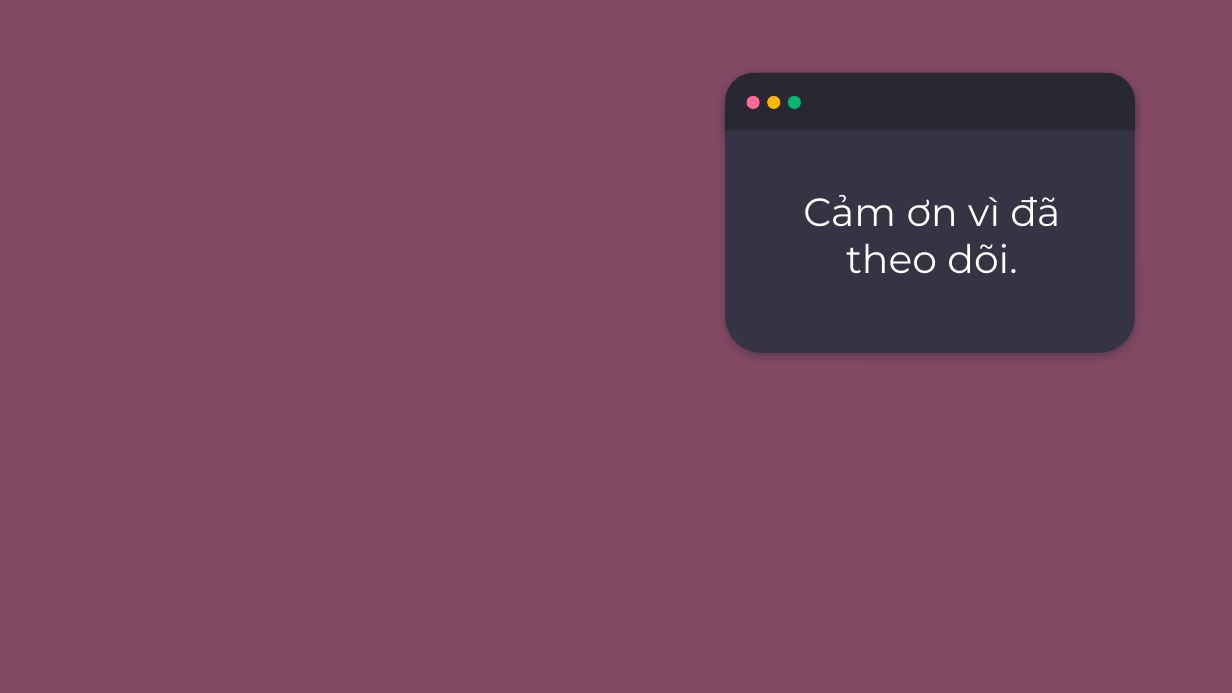
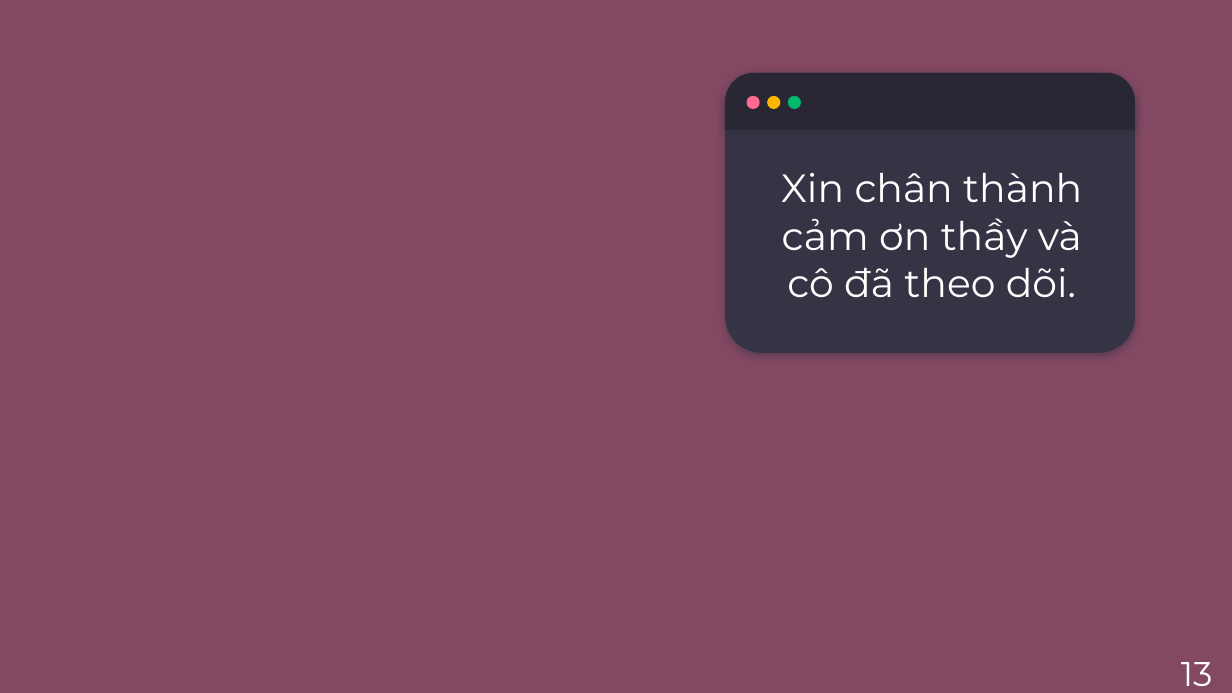
Before and after one commit to namcao502/MUSIC, a slide deck: slide 13 of Document/presentation.pptx (slide 12 before the commit). Drawn at 1232x693 pixels with LibreOffice and Linux fonts; fonts in the diff are those of the drawing; background and template pictures are left out. Boxes give left, top, right and bottom in pixels: in the first picture for what was removed or moved away, otherwise in the second. Text is boxed around its words. In the diff, an @@ line names an element or a change of style, - is before the commit and + after.

```diff
--- a/Document/presentation.pptx
+++ b/Document/presentation.pptx
@@ text at (781,173,1082,297): text changed @@
-Cảm ơn vì đã theo dõi.
+Xin chân thành cảm ơn thầy và cô đã theo dõi.
@@ text added at (1181,662,1213,686), 20 pt, text #FFFFFF @@
+13
```
Also in this commit, not shown: 11 other slides changed, 1 slide added, 1 slide removed, 1 other file.
